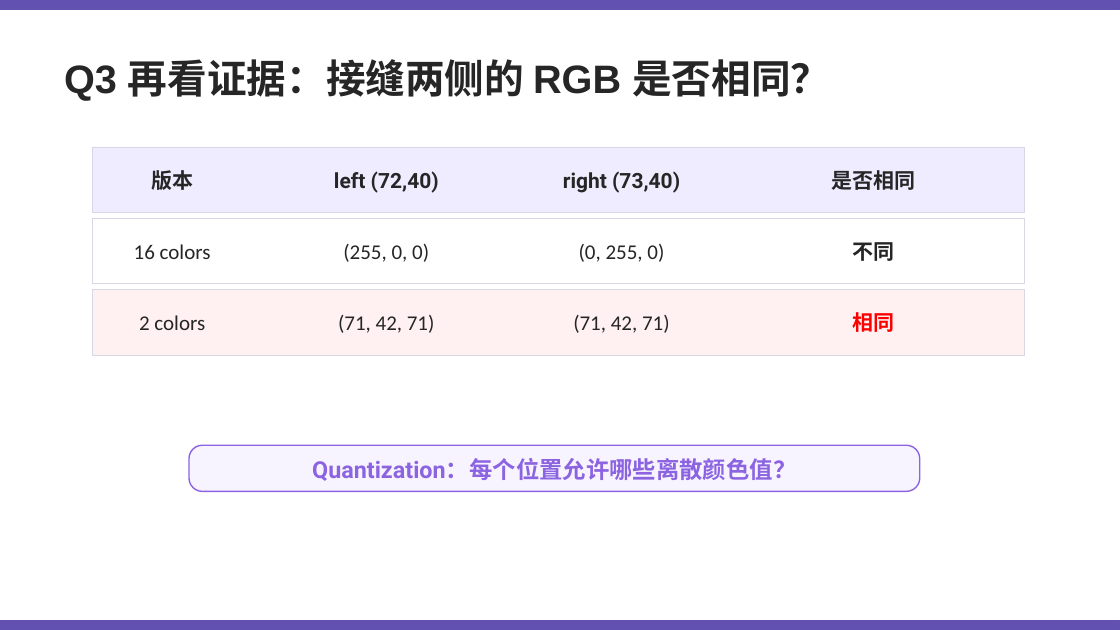
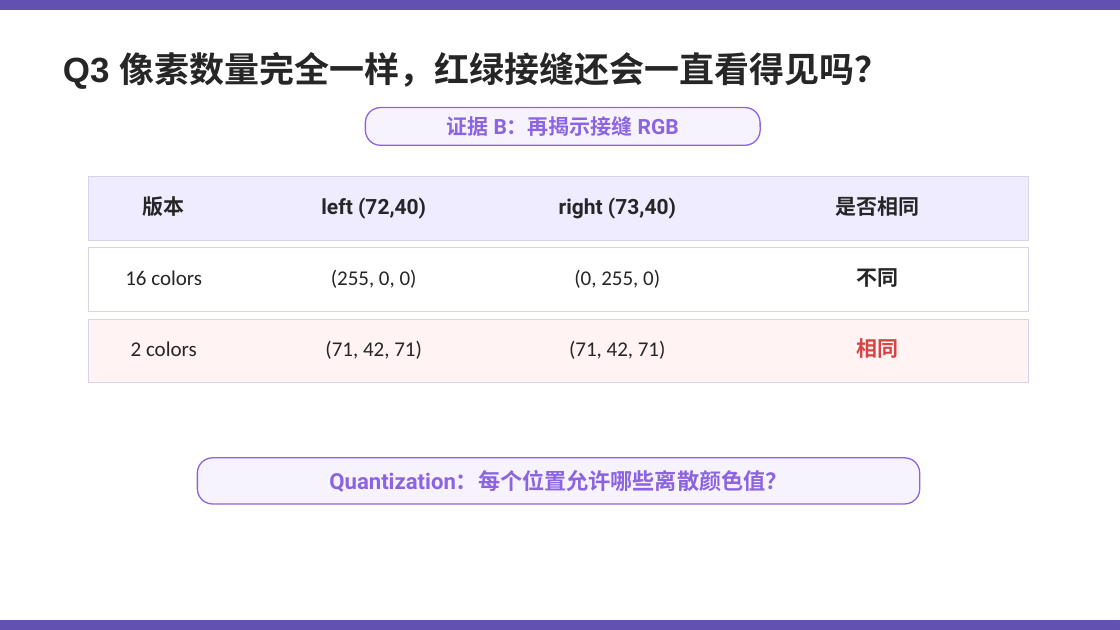
Before and after one commit to Kunonepeng/shtick, a slide deck: slide 10 of 1-2-encoding/1-2-3-image-encoding/image-encoding-v1.pptx. Drawn at 1120x630 pixels with LibreOffice and Linux fonts; fonts in the diff are those of the drawing. Boxes give left, top, right and bottom in pixels: in the first picture for what was removed or moved away, otherwise in the second. Text is boxed around its words. In the diff, an @@ line names an element or a change of style, - is before the commit and + after.

```diff
--- a/1-2-encoding/1-2-3-image-encoding/image-encoding-v1.pptx
+++ b/1-2-encoding/1-2-3-image-encoding/image-encoding-v1.pptx
@@ text at box(63, 52, 889, 89): text changed; size 34 to 30 pt @@
-Q3 再看证据：接缝两侧的 RGB 是否相同？
+Q3 像素数量完全一样，红绿接缝还会一直看得见吗？
@@ rounded rectangle added at box(365, 108, 760, 145), fill #F6F3FF, outline #8C64E1 1.1 pt @@
@@ text added at box(447, 116, 679, 136), 18 pt, text #8C64E1, bold @@
+证据 B：再揭示接缝 RGB
@@ rectangle: place and size @@
-rectangle at box(92, 147, 1025, 213)
+rectangle at box(88, 176, 1029, 240)
@@ rectangle at box(88, 176, 1029, 240): outline #D7D7E6 0.8 pt to #D8D2EA 0.8 pt @@
@@ text "版本": place and size @@
-text "版本" at box(151, 170, 193, 190)
+text "版本" at box(143, 196, 185, 216)
@@ text "是否相同": place and size @@
-text "是否相同" at box(832, 170, 916, 190)
+text "是否相同" at box(836, 196, 920, 216)
@@ text "16 colors": place and size @@
-text "16 colors" at box(134, 244, 211, 259)
+text "16 colors" at box(125, 270, 202, 285)
@@ rectangle at box(88, 248, 1029, 312): outline #D7D7E6 0.8 pt to #D8D2EA 0.8 pt @@
@@ rectangle: place and size @@
-rectangle at box(92, 218, 1025, 284)
+rectangle at box(88, 248, 1029, 312)
@@ text "不同": place and size @@
-text "不同" at box(853, 242, 895, 261)
+text "不同" at box(857, 268, 899, 287)
@@ text "不同" at box(857, 268, 899, 287): font Calibri to Roboto @@
@@ text "2 colors": place and size @@
-text "2 colors" at box(139, 315, 205, 330)
+text "2 colors" at box(131, 341, 197, 356)
@@ rectangle: place and size @@
-rectangle at box(92, 290, 1025, 355)
+rectangle at box(88, 319, 1029, 383)
@@ rectangle at box(88, 319, 1029, 383): fill #FFF1F1 to #FFF3F3; outline #D7D7E6 0.8 pt to #D8D2EA 0.8 pt @@
@@ 3 texts: place and size @@
-3 texts at box(334, 171, 439, 333)
+3 texts at box(321, 197, 426, 359)
@@ 3 texts: place and size @@
-3 texts at box(563, 171, 680, 333)
+3 texts at box(559, 197, 676, 359)
@@ text "相同": place and size @@
-text "相同" at box(853, 312, 895, 332)
+text "相同" at box(857, 338, 899, 358)
@@ text "相同" at box(857, 338, 899, 358): font Calibri to Roboto, text colour #FF0000 to #D64545 @@
@@ rounded rectangle: place and size @@
-rounded rectangle at box(189, 445, 920, 492)
+rounded rectangle at box(197, 458, 920, 504)
@@ rounded rectangle at box(197, 458, 920, 504): fill #F7F4FF to #F6F3FF; outline #8C64E1 1.2 pt to #8C64E1 1.1 pt; proportions changed @@
@@ text "Quantization：每个位置允许哪些离散颜色值？": place and size @@
-text "Quantization：每个位置允许哪些离散颜色值？" at box(312, 458, 796, 481)
+text "Quantization：每个位置允许哪些离散颜色值？" at box(329, 470, 787, 492)
@@ text "Quantization：每个位置允许哪些离散颜色值？" at box(329, 470, 787, 492): size 20 to 19 pt @@
```
Also in this commit, not shown: 20 other slides changed, 3 slides added, 3 slides removed, 7 other files.
